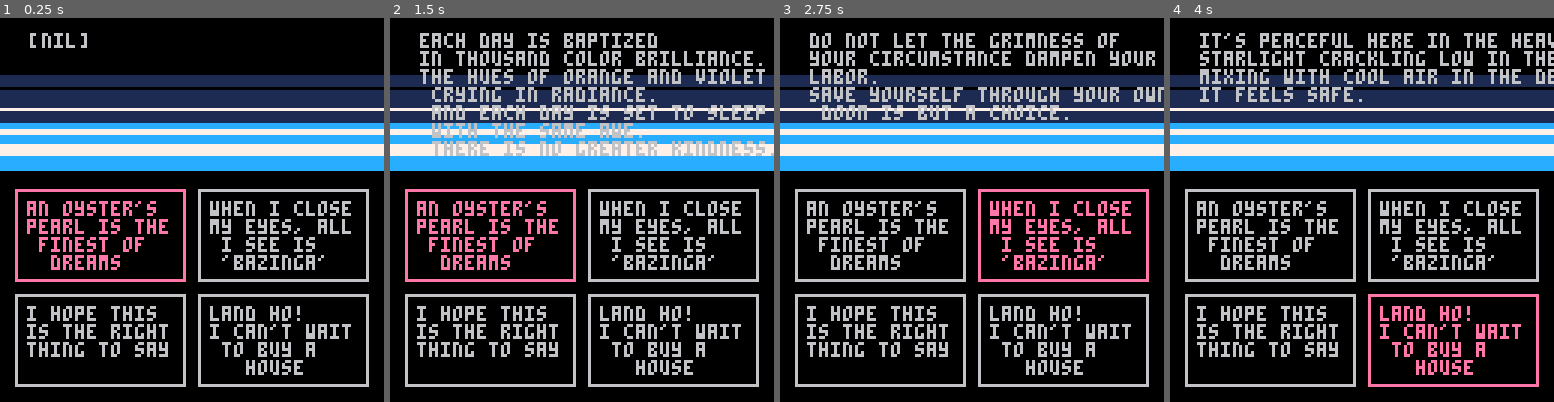
Above: before the commit, frames 1-4 (left to right).
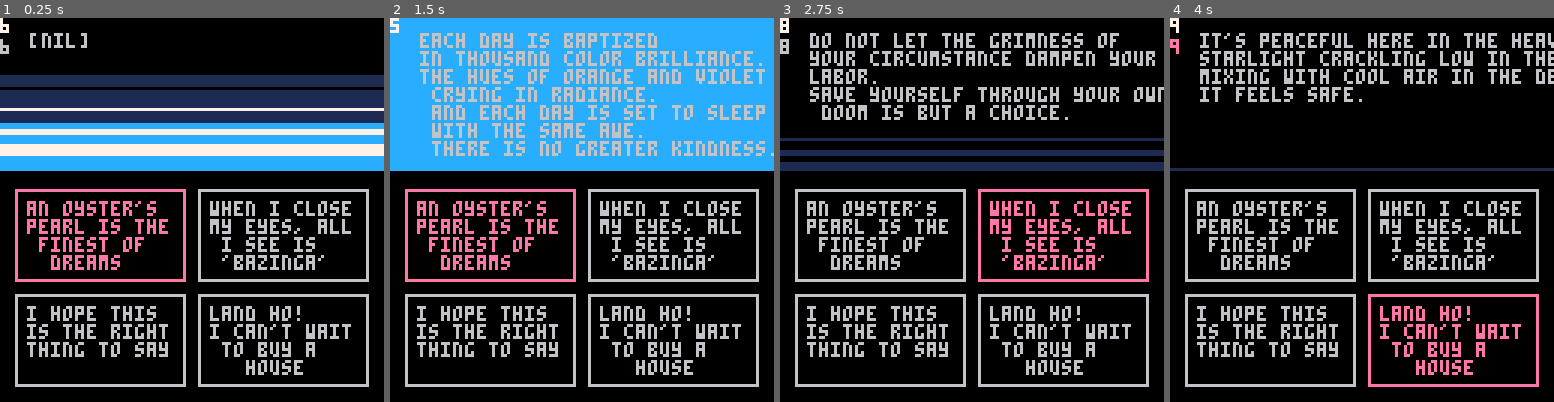
Above: after the commit, the same moments.

Repository: eschmiel/LD49
Game: PICO-8 cartridge ld49.p8
The game is run twice, just before and just after one commit, with the same random seed, the same clock (stepped at 60 frames per second) and the same inputs.
Inputs:
- Up to frame 1 (0.25 s): no input
- Up to frame 2 (1.5 s): tap O (Z key) at 0.7 s
- Up to frame 3 (2.75 s): hold Right 1.6-2.1 s; tap O (Z key) at 1.7, 2.1, 2.5 s; hold Up 2.15-2.42 s; hold Right from 2.47 s (still down)
- Up to frame 4 (4 s): tap O (Z key) at 2.9, 3.3, 3.7 s; release Right at 3.03 s; hold Left 3.08-3.58 s; hold Down 3.63-3.97 s

The runs differ from the first frame. In frame 1, 0.1% of the frame differs, in the area x 0-3%, y 0-10%; in frame 2, 24%, in the area x 0-100%, y 0-36%; in frame 3, 22%; in frame 4, 23%.

Commit message:
state of project at submission for LD49 Compo

Diff:
--- a/atmosphere.lua
+++ b/atmosphere.lua
@@ -1,4 +1,24 @@
 draw_atmosphere = {}
+
+draw_atmosphere[1] = function(stars)
+    rectfill(0, 50, 128, 0, 8)
+end
+
+draw_atmosphere[2] = function(stars)
+    rectfill(0, 50, 128, 0, 2)
+end
+
+draw_atmosphere[3] = function(stars)
+    rectfill(0, 50, 128, 0, 9)
+end
+
+draw_atmosphere[4] = function(stars)
+    rectfill(0, 50, 128, 0, 10)
+end
+
+draw_atmosphere[5] = function(stars)
+    rectfill(0, 50, 128, 0, 12)
+end
 
 draw_atmosphere[6] = function(stars)
     rectfill(0, 50, 128, 35, 12) --light blue
@@ -7,7 +27,58 @@
     rectfill(0, 38, 128, 37, 7)
     line(0, 30, 128, 30, 7)
     line(0, 23, 128, 23, 0) -- black line
+
+    generate_stars(5)
 end
+
+draw_atmosphere[7] = function(stars)
+    rectfill(0, 50, 128, 45, 12)
+    rectfill(0, 44, 128, 34, 1)
+    line(0, 48, 128, 48, 7)
+    line(0, 40, 128, 40, 0)
+    rectfill(0, 37, 128, 35, 0)
+
+    draw_stars(stars)
+end
+
+draw_atmosphere[8] = function(stars)
+    rectfill(0, 50, 128, 48, 1)
+    rectfill(0, 45, 128, 44, 1)
+    line(0, 40, 128, 40, 1)
+
+    draw_stars(stars)
+end
+
+draw_atmosphere[9] = function(stars)
+    line(0, 50, 128, 50, 1)
+
+    draw_stars(stars)
+end
+
+draw_atmosphere[10]= function(stars)
+    draw_stars(stars)
+end
+
+draw_atmosphere[11] = function(stars)
+    rectfill(0, 50, 128, 0, 7)
+    draw_stars(stars)
+end
+
+function generate_stars(number_of_stars)
+    stars = {}
+    for x=1, number_of_stars do
+        new_star = {ceil(rnd(127)), ceil(rnd(49))}
+        add(stars, new_star)
+    end
+    return stars
+end
+
+function draw_stars(stars)
+    for x=1, #stars do
+        pset(stars[x][1], stars[x][2], 7)
+    end
+end
+
 
 function generate_atmosphere(engagement)
     color_warning={10, 8, 9, 2, 4, 12, 7, 1,0}
--- a/cosmic_force.lua
+++ b/cosmic_force.lua
@@ -38,12 +38,15 @@
             add(cosmic_force.used_content_prompts, potential_prompt)
         end
     end
---[[
-    cosmic_force.generate_stars = function(number_of_stars)
 
-        5 * (cosmic_force.engagement -10)
+    cosmic_force.create_stars = function()
 
-    end]]
+        number_of_stars = 5 * (cosmic_force.engagement -10)
+
+        cosmic_force.stars = generate_stars(number_of_stars)
+    end
+
+    cosmic_force.create_stars()
 
 
     return cosmic_force
@@ -51,6 +54,7 @@
 
 function commune_with_force(force, topic)
     force.engagement += force.disposition[topic]
+    force.create_stars()
 --[[
     if (force.engagement < minimum_engagement) force.engagement = minimum_engagement
     if (force.engagement > maximum_engagement) force.engagement = maximum_engagement
--- a/ld49.p8
+++ b/ld49.p8
@@ -42,13 +42,20 @@
  draw_text_option(option2)
  draw_text_option(option3)
  draw_text_option(option4)
- draw_atmosphere[6]()
+print(ceil((cosmic_force.engagement + 11) / 2), 0, 7)
+danger_level = ceil((cosmic_force.engagement + 11) / 2), 0, 7
+if (danger_level > 11) danger_level = 11
+if(danger_level < 1 ) danger_level = 1
+ draw_atmosphere[danger_level](cosmic_force.stars)
+ print(danger_level, 0, 0, 7)
  --display_force_status(cosmic_force)
 force_muses()
+
 
 --print('turn: '..current_turn..' win at: 10', 1, 1, 7)
  if(game_lose) print('You lose', 50, 50, 7)
  if(game_win) print('YOU WIN?!?', 50, 50, 7)
+ col = 7
 end
 
 function check_game_win(turn)
Not shown, added: .js
Not shown, added: LD49.zip
Not shown, added: LD49Source.zip.zip
Not shown, added: index.html
